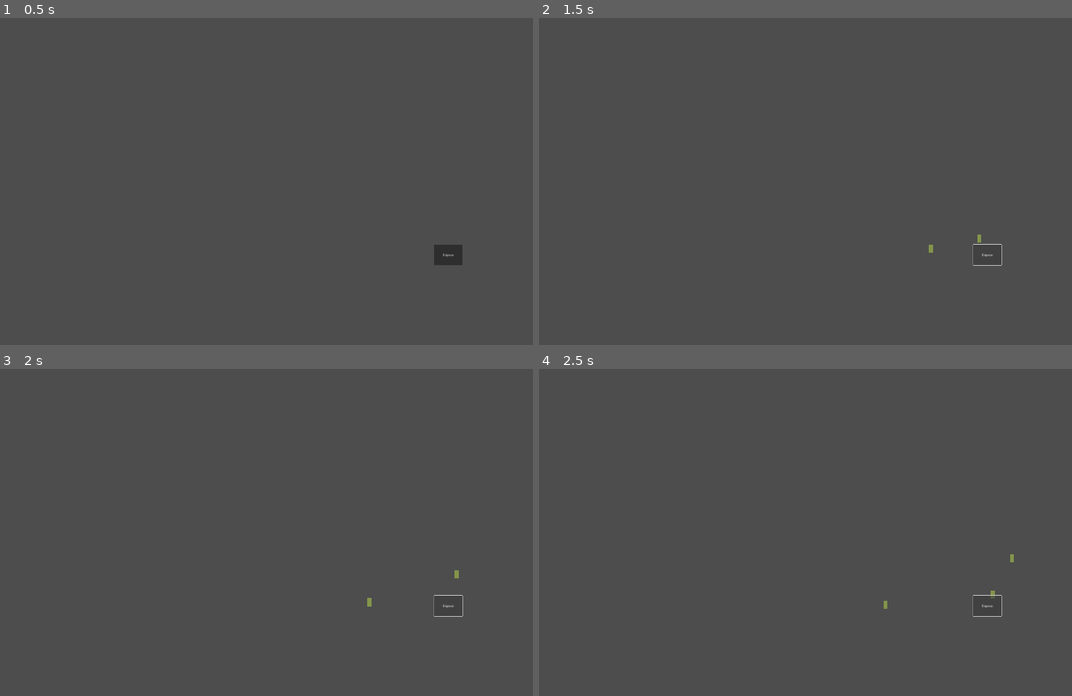
Above: before the commit, frames 1-4 (two rows, left to right).
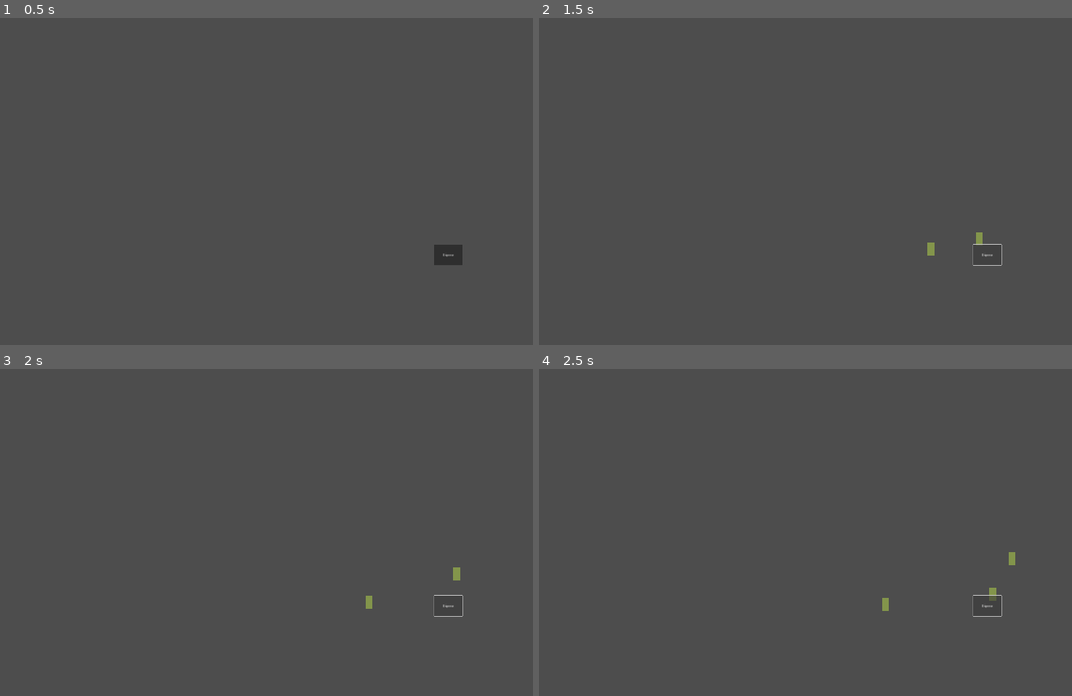
Above: after the commit, the same moments.

Repository: BoopEnthusiast/Cozy-Spring-Jam-2024
Game: Godot game, scene res://scenes/main.tscn
Two runs of this game, one before a commit and one after it. Both use one fixed random seed, a clock stepped at 60 frames per second and the inputs below.
Inputs:
- Up to frame 1 (0.5 s): no input
- Up to frame 2 (1.5 s): click "Dispense" at 0.5 s; click "Dispense" at 1.25 s
- Up to frame 3 (2 s): no input
- Up to frame 4 (2.5 s): click "Dispense" at 2 s

Frame 1 is identical in both runs. In frame 2, less than 0.1% of the frame differs, in the area x 72-84%, y 65-73%; in frame 3, less than 0.1%; in frame 4, 0.1%, in the area x 64-90%, y 56-74%.

Commit message:
Dispenser genes

Diff:
--- a/scenes/lil_guy.tscn
+++ b/scenes/lil_guy.tscn
@@ -3,7 +3,7 @@
 [ext_resource type="Script" path="res://scripts/lil_guy.gd" id="1_j35jn"]
 
 [sub_resource type="RectangleShape2D" id="RectangleShape2D_o3xo7"]
-size = Vector2(38, 68)
+size = Vector2(44, 86)
 
 [sub_resource type="Gradient" id="Gradient_1fl2r"]
 offsets = PackedFloat32Array(0.53012)
@@ -21,7 +21,7 @@
 shape = SubResource("RectangleShape2D_o3xo7")
 
 [node name="Sprite" type="Sprite2D" parent="."]
-scale = Vector2(0.101563, 54)
+scale = Vector2(0.171875, 86)
 texture = SubResource("GradientTexture1D_yd7jm")
 
 [connection signal="mouse_entered" from="." to="." method="_on_mouse_entered"]
--- a/scripts/dispenser.gd
+++ b/scripts/dispenser.gd
@@ -3,8 +3,11 @@
 
 const LIL_GUY = preload("res://scenes/lil_guy.tscn")
 
+@export_enum("X", "Y", "Z") var gene: String
+
 
 func _on_pressed():
 	var new_lil_guy = LIL_GUY.instantiate()
 	new_lil_guy.global_position = global_position
+	new_lil_guy.genes.append(gene)
 	Singleton.main_node.add_child(new_lil_guy)
--- a/scripts/lil_guy.gd
+++ b/scripts/lil_guy.gd
@@ -7,6 +7,8 @@
 var mouse_is_on := false
 var is_dragging := false
 
+var genes: Array[String]
+
 
 func _ready():
 	direction = Vector2(randf() - 0.5, randf() - 0.5).normalized()
@@ -14,7 +16,6 @@
 
 func _input(event):
 	if Input.is_action_just_pressed("click"):
-		print(mouse_is_on)
 		if mouse_is_on and not Singleton.is_dragging:
 			is_dragging = true
 			Singleton.is_dragging = true
